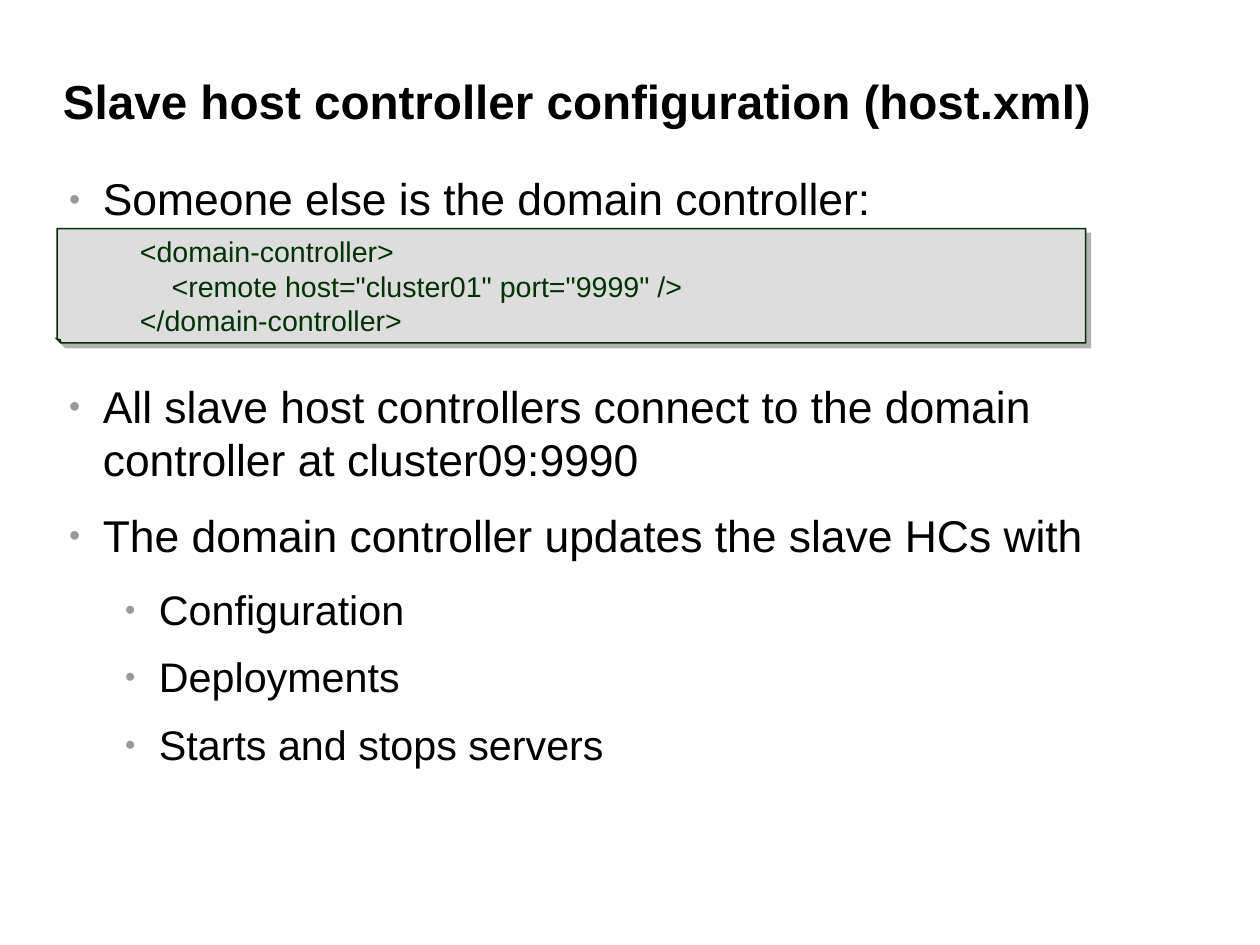
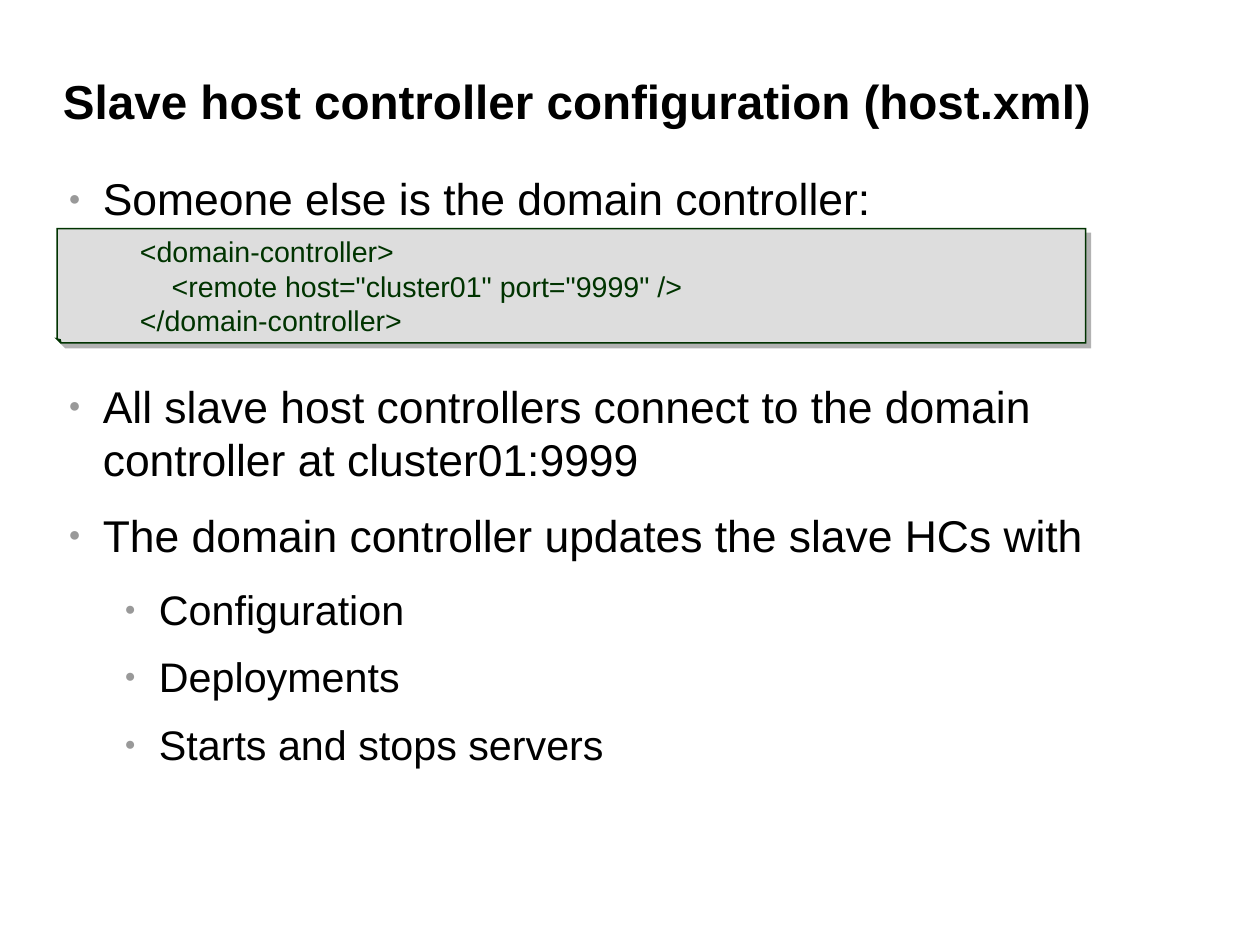
Before and after one commit to belaban/SessionPerf, a slide deck: slide 28 of docs/jbw2012.odp. Drawn at 1260x945 pixels with LibreOffice and Linux fonts; fonts in the diff are those of the drawing; background and template pictures are left out. Boxes give left, top, right and bottom in pixels: in the first picture for what was removed or moved away, otherwise in the second. Text is boxed around its words. In the diff, an @@ line names an element or a change of style, - is before the commit and + after.

```diff
--- a/docs/jbw2012.odp
+++ b/docs/jbw2012.odp
@@ text at box(103, 390, 1031, 477): text changed @@
-● All slave host controllers connect to the domain controller at cluster09:9990
+● All slave host controllers connect to the domain controller at cluster01:9999
```
Also in this commit, not shown: 3 other slides changed, 2 slides added, 1 slide removed, 1 other file.
